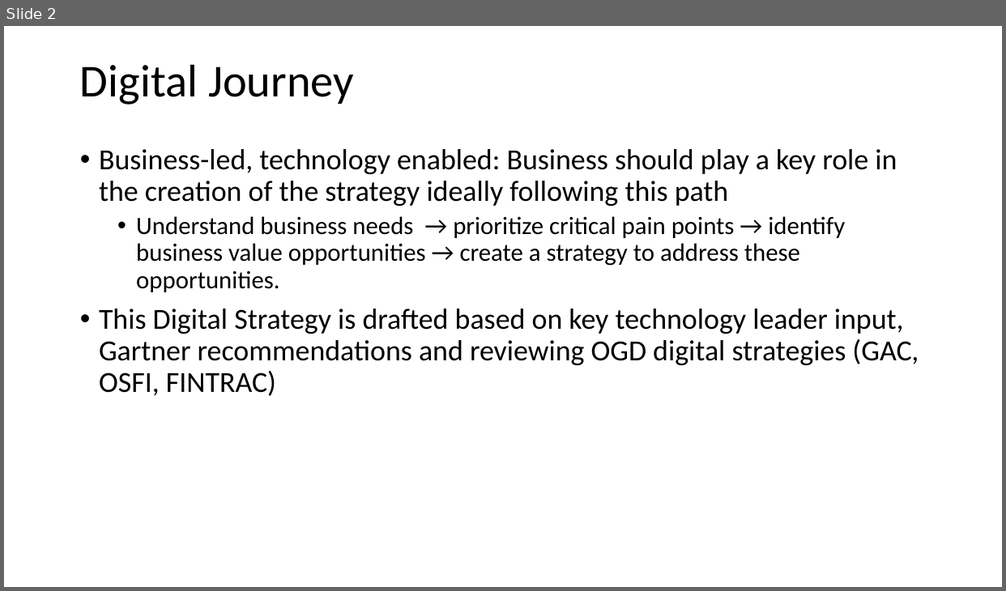
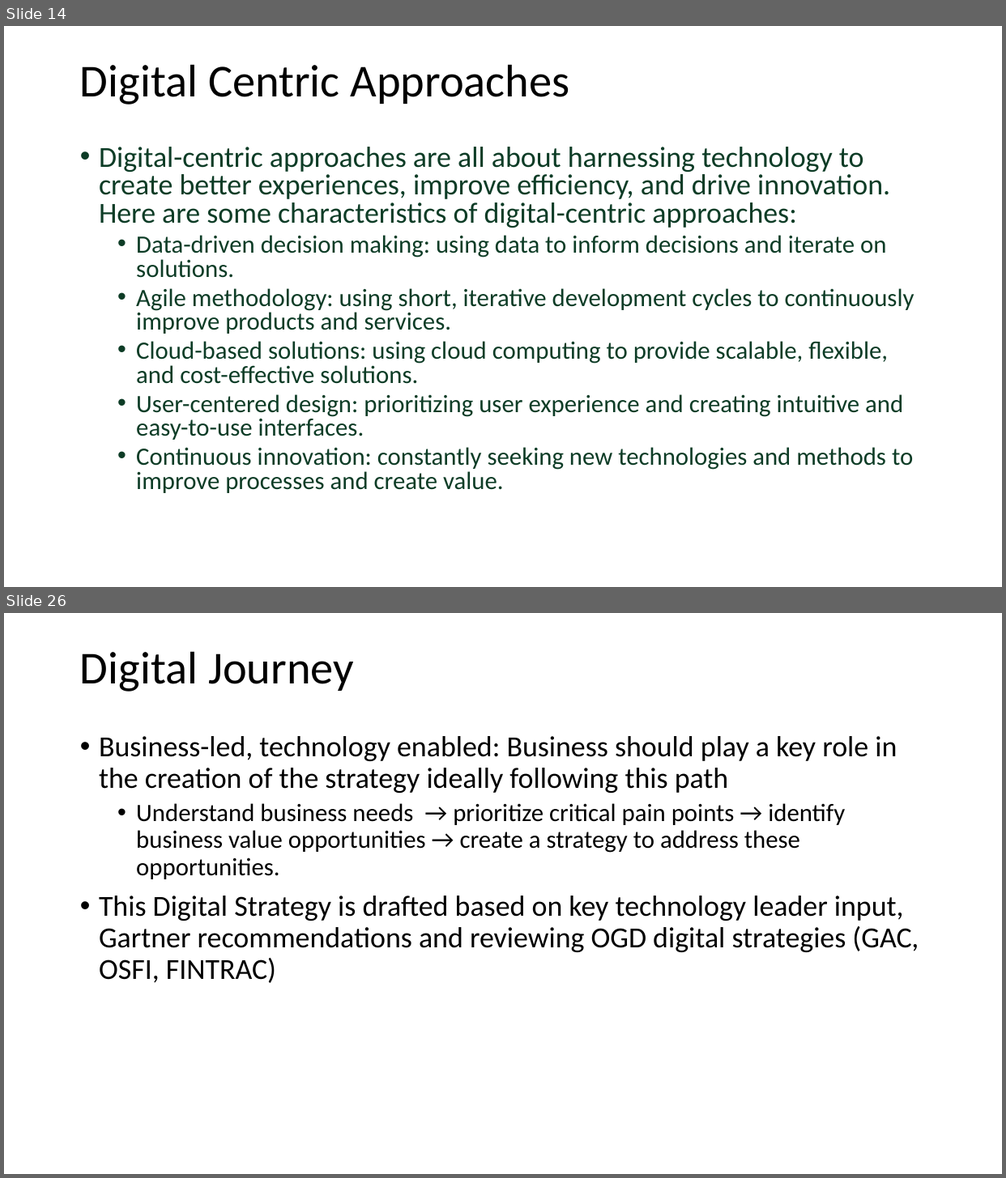
Before and after one commit to Gajol/IT-Notes, a slide deck: Enterprise Architecture/Digital Architecture/Digital Strategy.pptx. Shown one above the other, each under a label of ours: slide 2 before the commit, slides 14 and 26 after it; the slides between them are not shown. The pictures are 1006x591 and 1006x1178 pixels, drawn with LibreOffice and Linux fonts; fonts in the diff are those of the drawing. Boxes give left, top, right and bottom in pixels: in the first picture for what was removed or moved away, otherwise in the second. Text is boxed around its words. In the diff, an @@ line names an element or a change of style, - is before the commit and + after.

```diff
--- a/Enterprise Architecture/Digital Architecture/Digital Strategy.pptx
+++ b/Enterprise Architecture/Digital Architecture/Digital Strategy.pptx
@@ slide 14 added at (x1=4, y1=26, x2=1002, y2=587), background #FFFFFF @@
@@ title added at (x1=80, y1=64, x2=569, y2=105), 44 pt, text #000000 @@
+Digital Centric Approaches
@@ text added at (x1=99, y1=147, x2=914, y2=493), 24 pt, text #0D3C26 @@
+• Digital-centric approaches are all about harnessing technology to create better experiences, improve efficiency, and drive innovation. Here are some characteristics of digital-centric approaches:
+  • Data-driven decision making: using data to inform decisions and iterate on solutions.
+  • Agile methodology: using short, iterative development cycles to continuously improve products and services.
+  • Cloud-based solutions: using cloud computing to provide scalable, flexible, and cost-effective solutions.
+  • User-centered design: prioritizing user experience and creating intuitive and easy-to-use interfaces.
+  • Continuous innovation: constantly seeking new technologies and methods to improve processes and create value.
@@ what was slide 2 is now slide 26 @@
```
Also in this commit, not shown: 23 other slides added, 42 other files.
